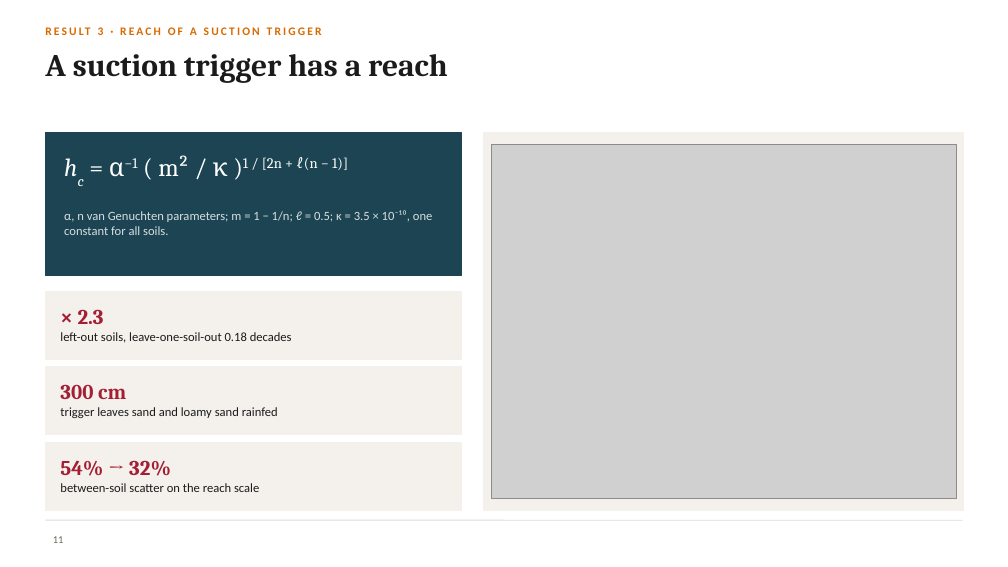
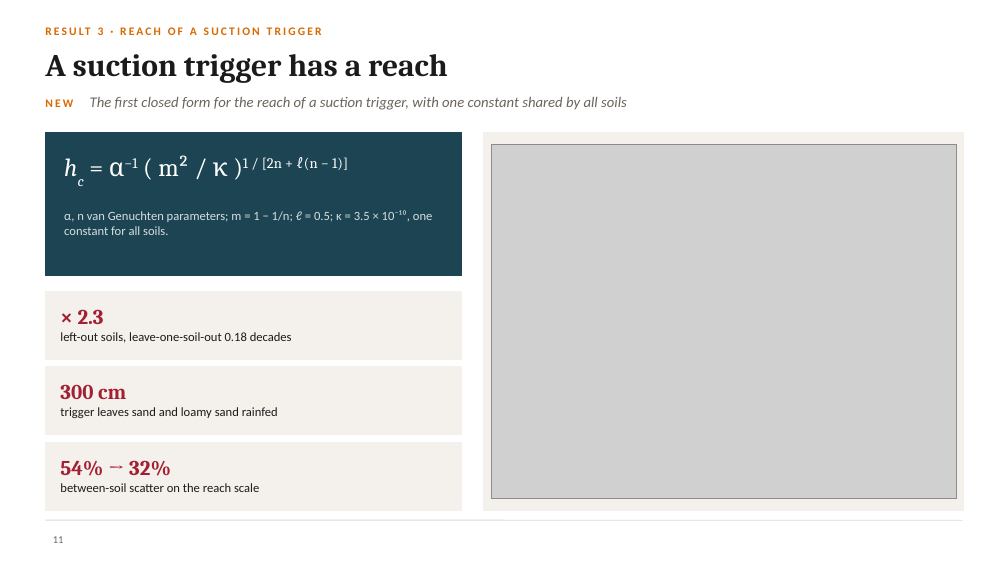
Before and after one commit to halilunaziru73-creator/Coupled-Water-Fluxes-Pore-Scale-Dynamics-Precision-Irrigation-Mulching-Feedback-Loops, a slide deck: slide 11 of Manuscripts/pdf/Supplementary/SWAFL_Presentation.pptx. Drawn at 1008x567 pixels with LibreOffice and Linux fonts; fonts in the diff are those of the drawing; grey boxes stand for pictures; background and template pictures are left out. Boxes give left, top, right and bottom in pixels: in the first picture for what was removed or moved away, otherwise in the second. Text is boxed around its words. In the diff, an @@ line names an element or a change of style, - is before the commit and + after.

```diff
--- a/Manuscripts/pdf/Supplementary/SWAFL_Presentation.pptx
+++ b/Manuscripts/pdf/Supplementary/SWAFL_Presentation.pptx
@@ text added at (45,97,627,110), 14 pt, text #6B645C, italic @@
+NEW The first closed form for the reach of a suction trigger, with one constant shared by all soils
```
Also in this commit, not shown: 10 other slides changed.
